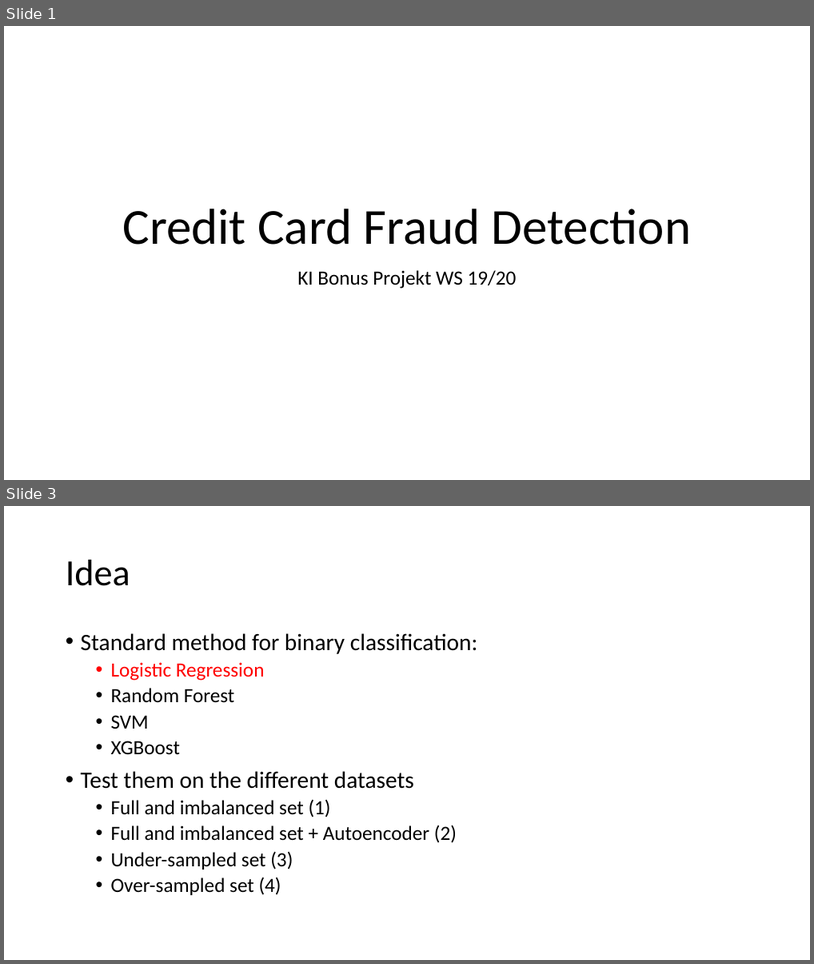
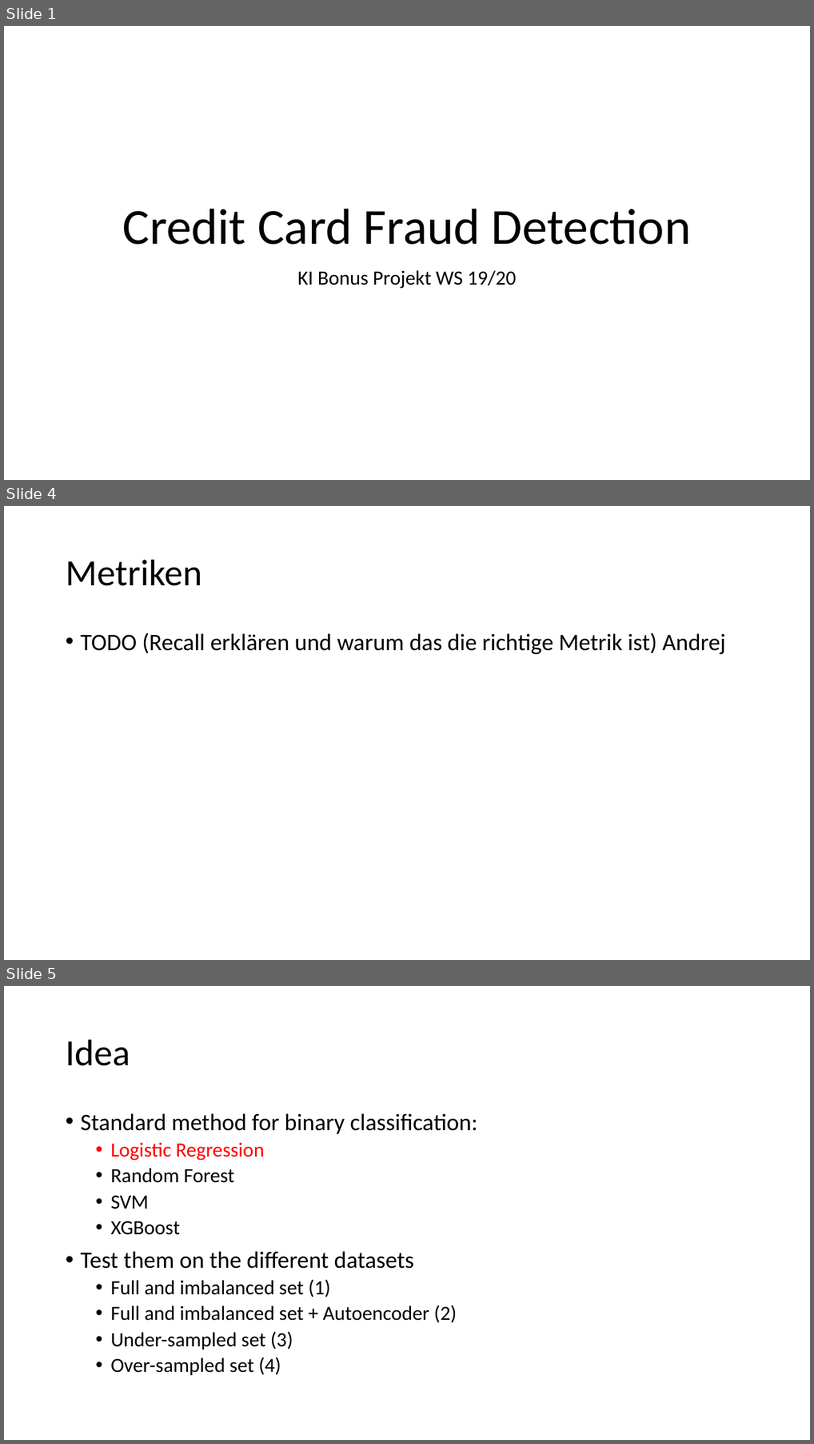
Before and after one commit to janedoesrepo/Autoencoder-ImbalancedCreditData, a slide deck: reports/presentation_draft_v1.pptx. Shown one above the other, each under a label of ours: slides 1 and 3 before the commit, slides 1, 4 and 5 after it; the slides between them are not shown. The pictures are 814x964 and 814x1444 pixels, drawn with LibreOffice and Linux fonts; fonts in the diff are those of the drawing. Boxes give left, top, right and bottom in pixels: in the first picture for what was removed or moved away, otherwise in the second. Text is boxed around its words. In the diff, an @@ line names an element or a change of style, - is before the commit and + after.

```diff
--- a/reports/presentation_draft_v1.pptx
+++ b/reports/presentation_draft_v1.pptx
@@ slide 4 added at (4, 506, 810, 960), background #FFFFFF @@
@@ title added at (66, 560, 202, 586), 44 pt, text #000000 @@
+Metriken
@@ text added at (81, 632, 726, 654), 28 pt, text #000000 @@
+• TODO (Recall erklären und warum das die richtige Metrik ist) Andrej
@@ what was slide 3 is now slide 5 @@
```
Also in this commit, not shown: 1 slide changed, 8 other slides added, 2 other files.
